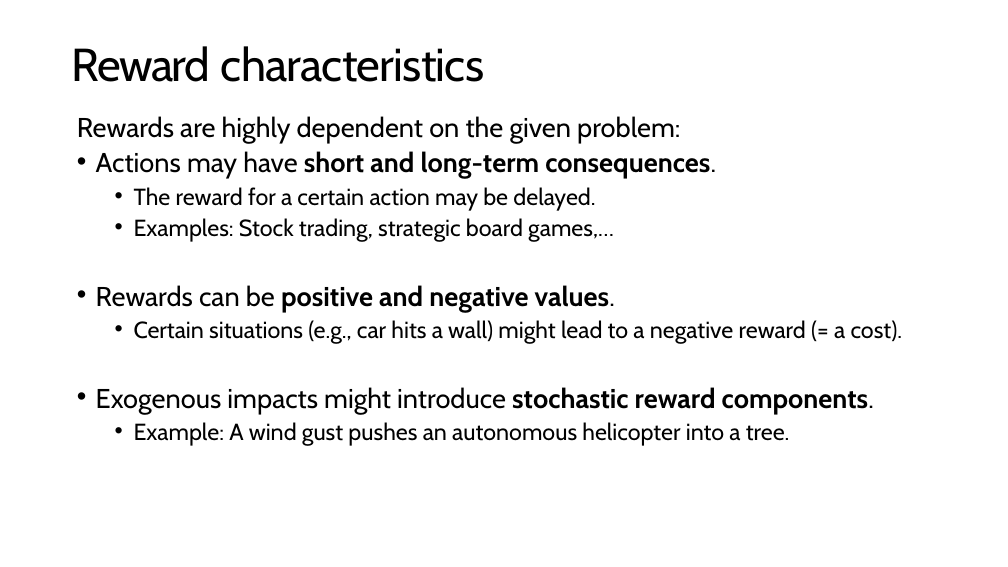
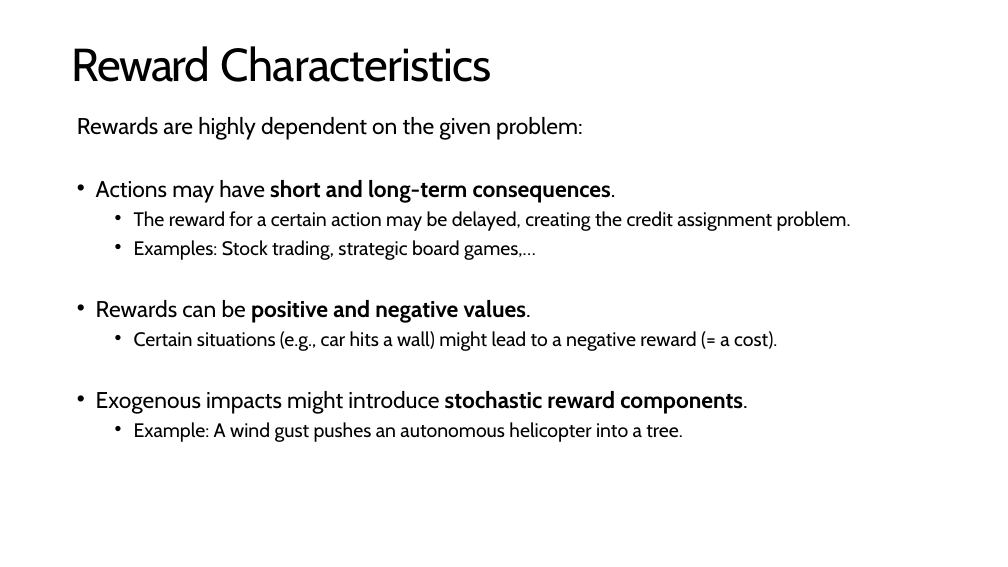
Before and after one commit to mhahsler/Introduction_to_Reinforcement_Learning, a slide deck: slide 19 of slides/Lecture_Chapter01.pptx (slide 18 before the commit). Drawn at 1008x567 pixels with LibreOffice and Linux fonts; fonts in the diff are those of the drawing. Boxes give left, top, right and bottom in pixels: in the first picture for what was removed or moved away, otherwise in the second. Text is boxed around its words. In the diff, an @@ line names an element or a change of style, - is before the commit and + after.

```diff
--- a/slides/Lecture_Chapter01.pptx
+++ b/slides/Lecture_Chapter01.pptx
@@ title at (72, 46, 492, 82): text changed @@
-Reward characteristics
+Reward Characteristics
@@ text at (77, 117, 777, 442): size 25.9 to 21.7 pt in "Rewards are highly dependent on the given ...", "Actions may have short and long-term consequences.", "Rewards can be positive and negative values.", "Exogenous impacts might introduce stochastic reward componen ..."; size 22.2 to 18.6 pt in "Examples: Stock trading, strategic board games,…", "Certain situations (e.g., car hits a wall) ...", "Example: A wind gust pushes an autonomous ..." @@
@@ text at (134, 211, 851, 231): text changed; size 22.2 to 18.6 pt @@
-  • The reward for a certain action may be delayed.
+  • The reward for a certain action may be delayed, creating the credit assignment problem.
```
Also in this commit, not shown: 21 other slides changed, 2 slides added, 11 other files.
